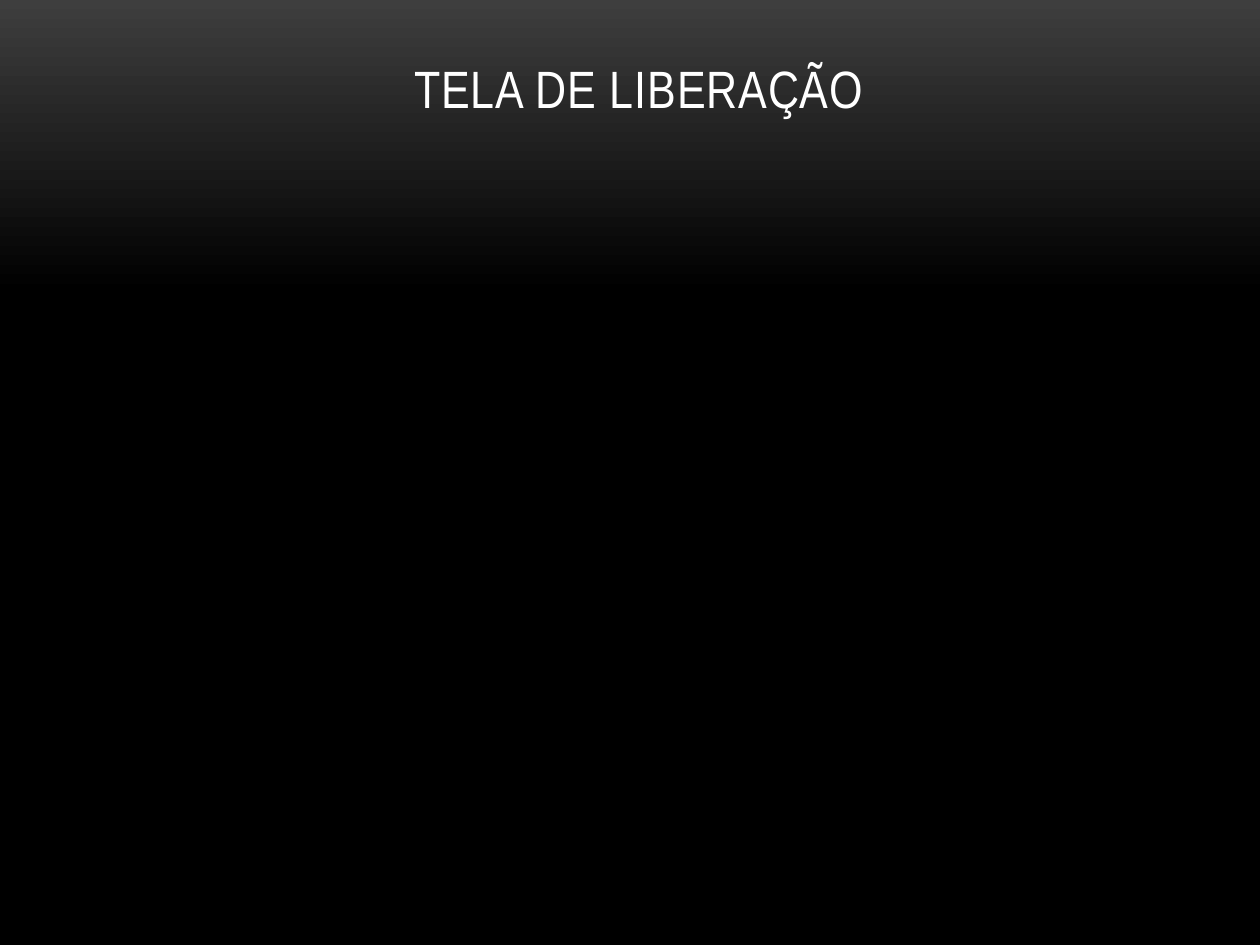
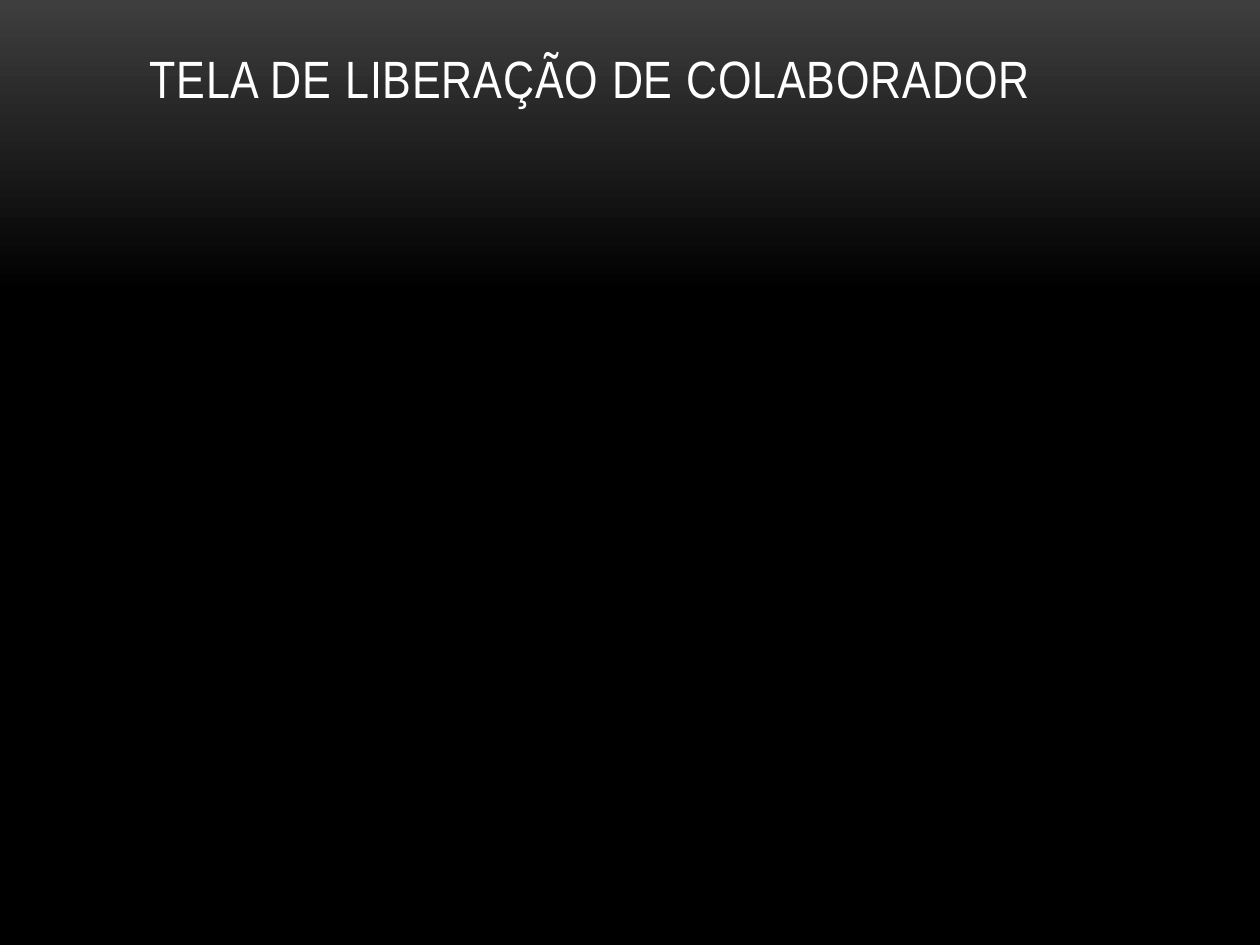
Before and after one commit to brunoemer/cooptel-ucs, a slide deck: slide 15 of Documentos/ApresentaçãoCiclo1.pptx (slide 12 before the commit). Drawn at 1260x945 pixels with LibreOffice and Linux fonts; fonts in the diff are those of the drawing; background and template pictures are left out. Boxes give left, top, right and bottom in pixels: in the first picture for what was removed or moved away, otherwise in the second. Text is boxed around its words. In the diff, an @@ line names an element or a change of style, - is before the commit and + after.

```diff
--- a/Documentos/ApresentaçãoCiclo1.pptx
+++ b/Documentos/ApresentaçãoCiclo1.pptx
@@ title at (149, 55, 1029, 108): text changed @@
-TELA DE LIBERAÇÃO
+TELA DE LIBERAÇÃO DE COLABORADOR
```
Also in this commit, not shown: 3 slides added, 1 slide removed.
